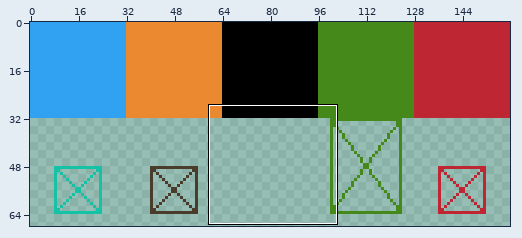
One commit to this pixel-art file: assets/sprites/debug.aseprite. Above, an overview of the earlier version with the close-up marked.
Close-up. Before the edit:
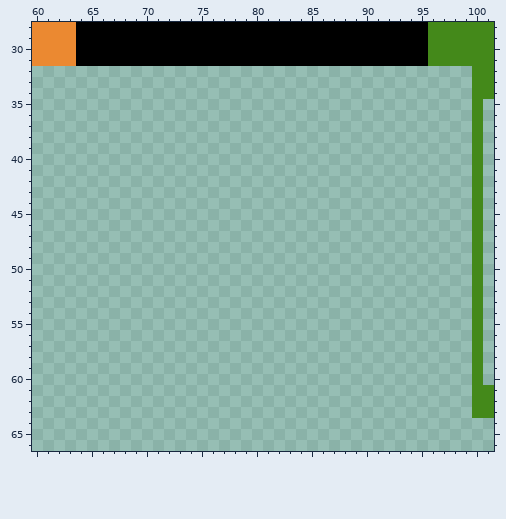
160x160 pixels, 1 frame. Shown: x 60..101, y 28..66. The wide view leaves out empty margins.
The result:
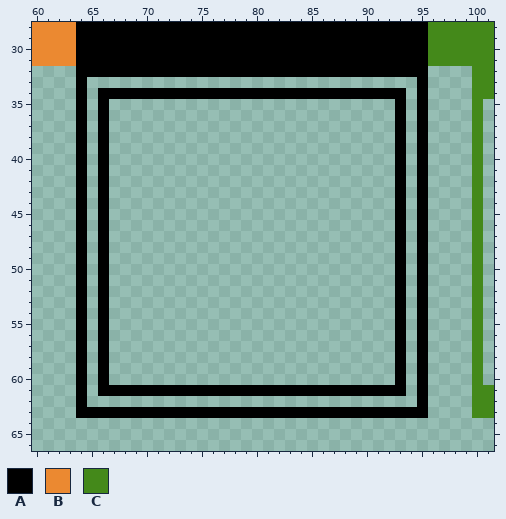
Palette (. is transparent): A #000000  B #eb8931  C #44891a
Diff:
@@ x 60..101 @@
 31 BBBBAAAAAAAAAAAAAAAAAAAAAAAAAAAAAAAACCCCCC
-32 ........................................CC
-33 ........................................CC
-34 ........................................CC
-35 ........................................C.
-36 ........................................C.
-37 ........................................C.
-38 ........................................C.
-39 ........................................C.
-40 ........................................C.
-41 ........................................C.
-42 ........................................C.
-43 ........................................C.
-44 ........................................C.
-45 ........................................C.
-46 ........................................C.
-47 ........................................C.
-48 ........................................C.
-49 ........................................C.
-50 ........................................C.
-51 ........................................C.
-52 ........................................C.
-53 ........................................C.
-54 ........................................C.
-55 ........................................C.
-56 ........................................C.
-57 ........................................C.
-58 ........................................C.
-59 ........................................C.
-60 ........................................C.
-61 ........................................CC
-62 ........................................CC
-63 ........................................CC
+32 ....AAAAAAAAAAAAAAAAAAAAAAAAAAAAAAAA....CC
+33 ....A..............................A....CC
+34 ....A.AAAAAAAAAAAAAAAAAAAAAAAAAAAA.A....CC
+35 ....A.A..........................A.A....C.
+36 ....A.A..........................A.A....C.
+37 ....A.A..........................A.A....C.
+38 ....A.A..........................A.A....C.
+39 ....A.A..........................A.A....C.
+40 ....A.A..........................A.A....C.
+41 ....A.A..........................A.A....C.
+42 ....A.A..........................A.A....C.
+43 ....A.A..........................A.A....C.
+44 ....A.A..........................A.A....C.
+45 ....A.A..........................A.A....C.
+46 ....A.A..........................A.A....C.
+47 ....A.A..........................A.A....C.
+48 ....A.A..........................A.A....C.
+49 ....A.A..........................A.A....C.
+50 ....A.A..........................A.A....C.
+51 ....A.A..........................A.A....C.
+52 ....A.A..........................A.A....C.
+53 ....A.A..........................A.A....C.
+54 ....A.A..........................A.A....C.
+55 ....A.A..........................A.A....C.
+56 ....A.A..........................A.A....C.
+57 ....A.A..........................A.A....C.
+58 ....A.A..........................A.A....C.
+59 ....A.A..........................A.A....C.
+60 ....A.A..........................A.A....C.
+61 ....A.AAAAAAAAAAAAAAAAAAAAAAAAAAAA.A....CC
+62 ....A..............................A....CC
+63 ....AAAAAAAAAAAAAAAAAAAAAAAAAAAAAAAA....CC
 64 ..........................................
Boxes around the changes in both close-ups, in picture pixels (x1, y1, x2, y2):
added: (76, 66, 428, 418)
